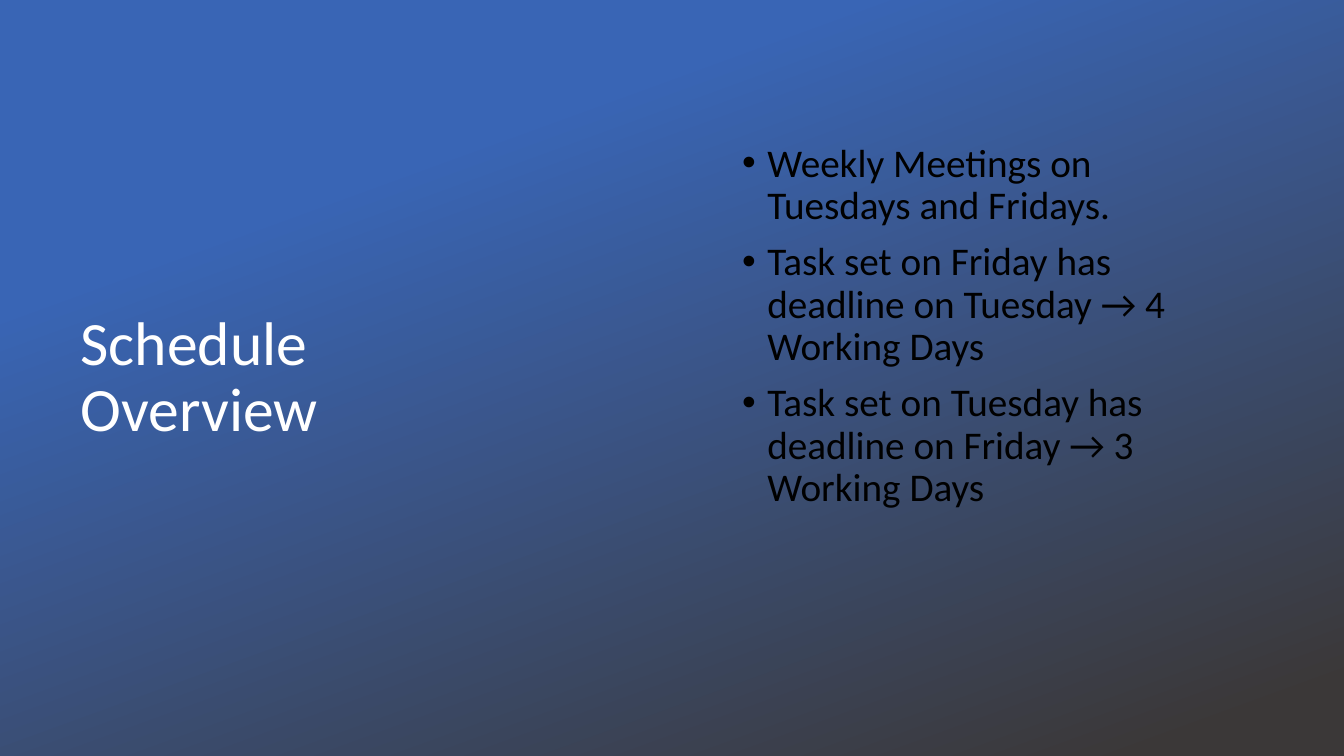
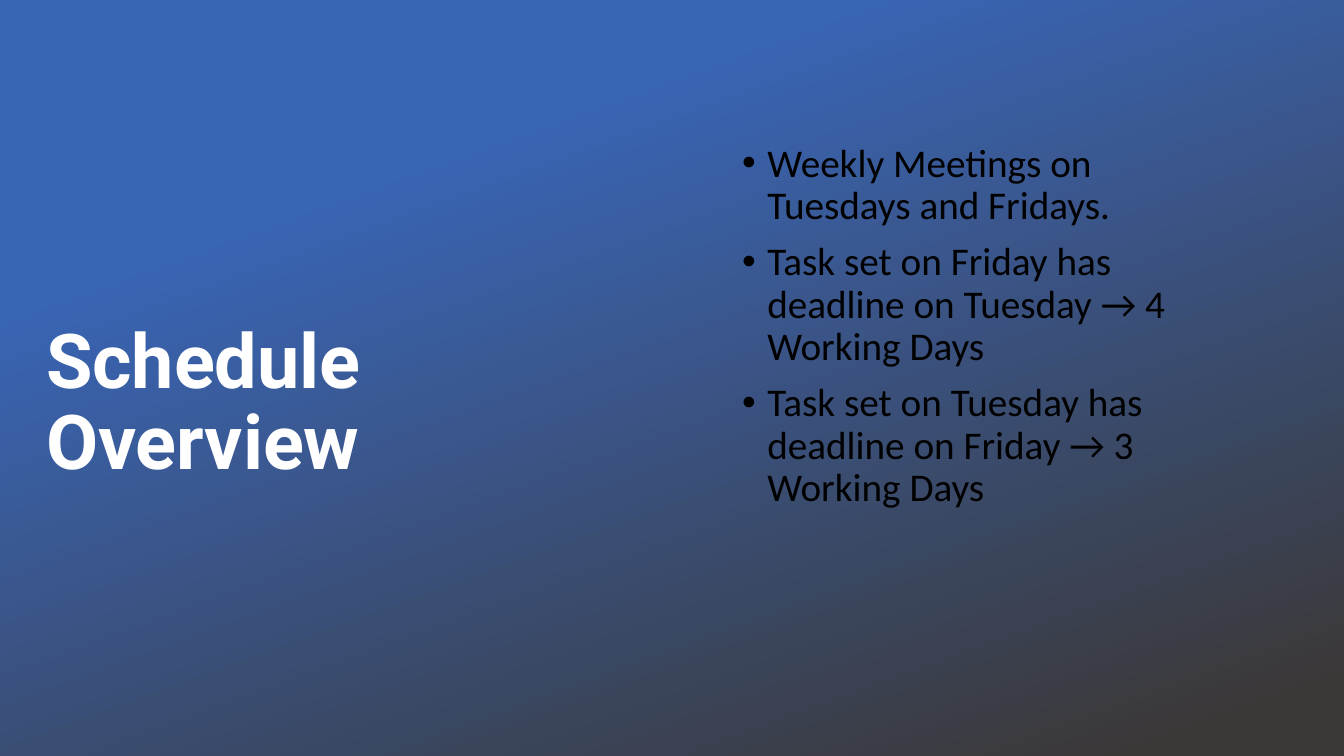
Before and after one commit to xbloh/Online-Course-Bidding-System-, a slide deck: slide 3 of presentations/PM Review - Week 7.pptx. Drawn at 1344x756 pixels with LibreOffice and Linux fonts; fonts in the diff are those of the drawing; background and template pictures are left out. Boxes give left, top, right and bottom in pixels: in the first picture for what was removed or moved away, otherwise in the second. Text is boxed around its words. In the diff, an @@ line names an element or a change of style, - is before the commit and + after.

```diff
--- a/presentations/PM Review - Week 7.pptx
+++ b/presentations/PM Review - Week 7.pptx
@@ title "Schedule Overview": place and size @@
-title "Schedule Overview" at (81, 322, 318, 432)
+title "Schedule Overview" at (46, 331, 361, 470)
@@ title "Schedule Overview" at (46, 331, 361, 470): size 44 to 54 pt, font Calibri to Roboto, bold on @@
```
Also in this commit, not shown: 11 other slides changed, 4 slides added.
